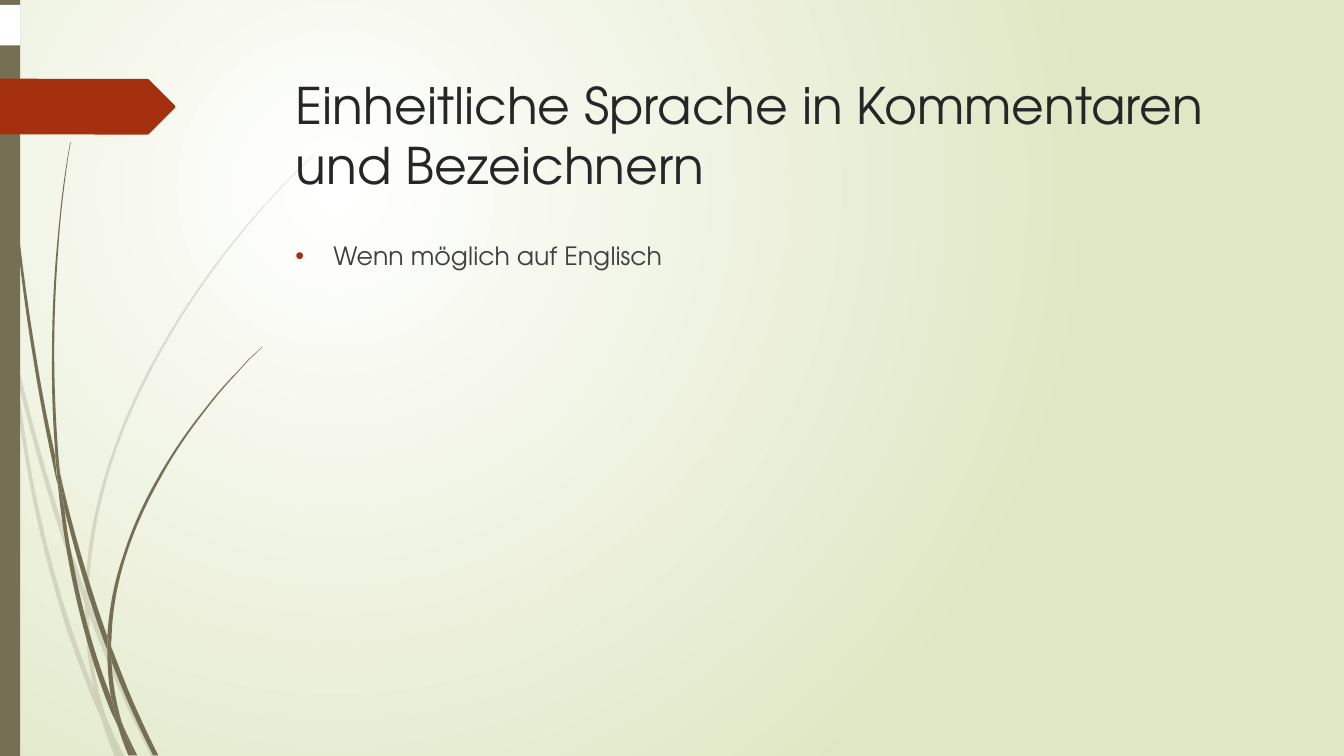
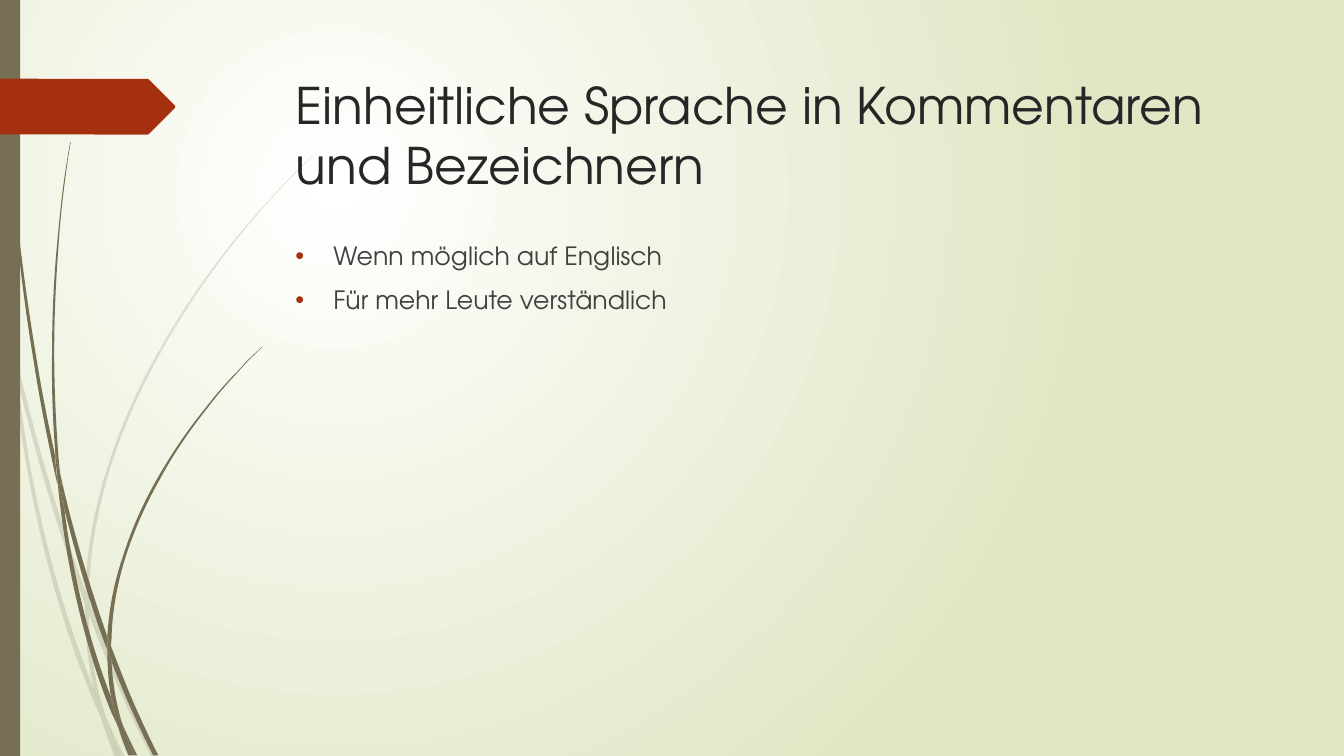
Before and after one commit to sarahkekslein/tictactoe, a slide deck: slide 6 of Präsentation/Code Conventions.pptx. Drawn at 1344x756 pixels with LibreOffice and Linux fonts; fonts in the diff are those of the drawing. Boxes give left, top, right and bottom in pixels: in the first picture for what was removed or moved away, otherwise in the second. Text is boxed around its words. In the diff, an @@ line names an element or a change of style, - is before the commit and + after.

```diff
--- a/Präsentation/Code Conventions.pptx
+++ b/Präsentation/Code Conventions.pptx
@@ rectangle removed at (0, 5, 20, 45) @@
@@ text at (333, 290, 667, 310): paragraph added @@
+• Für mehr Leute verständlich
```
Also in this commit, not shown: 7 other slides changed, 1 slide added, 1 slide removed.
